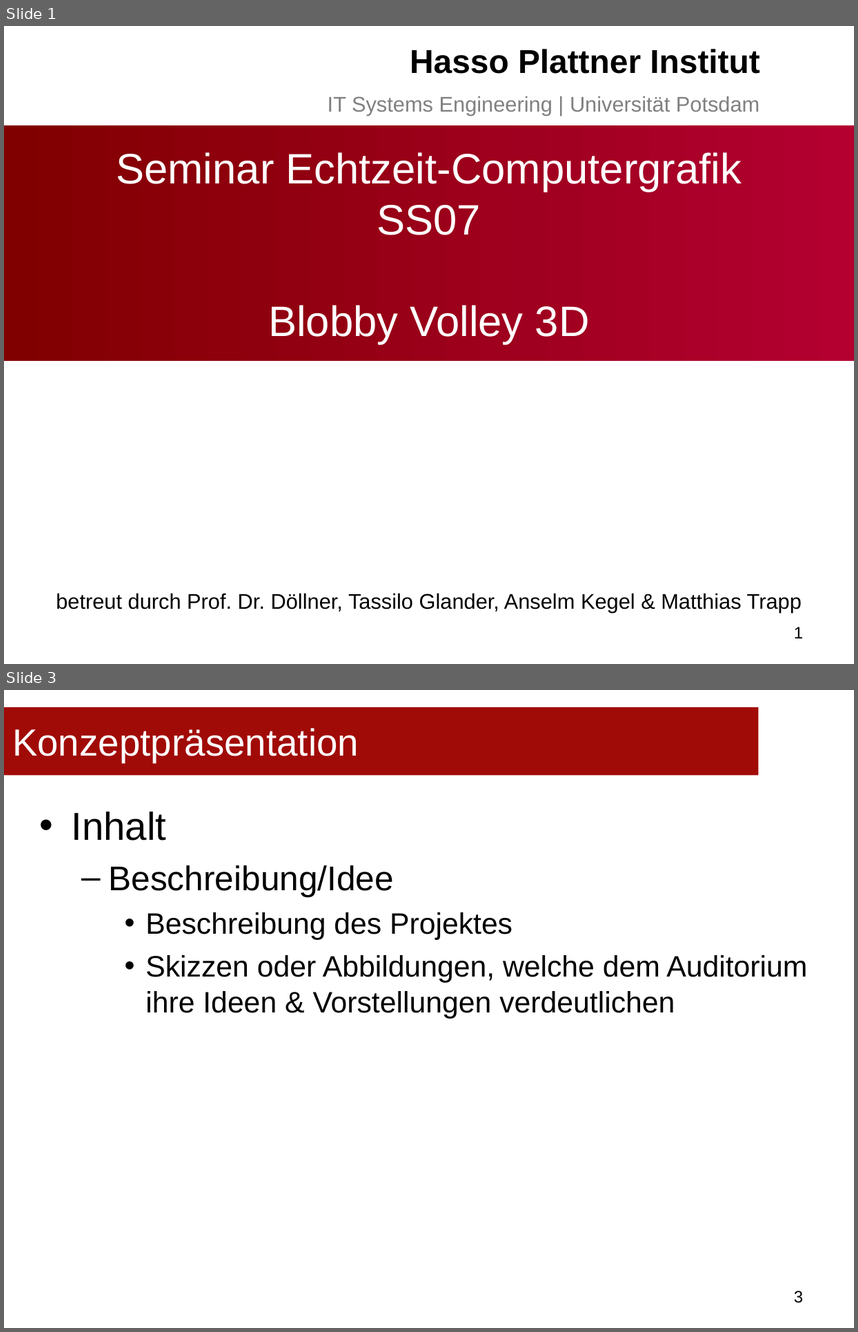
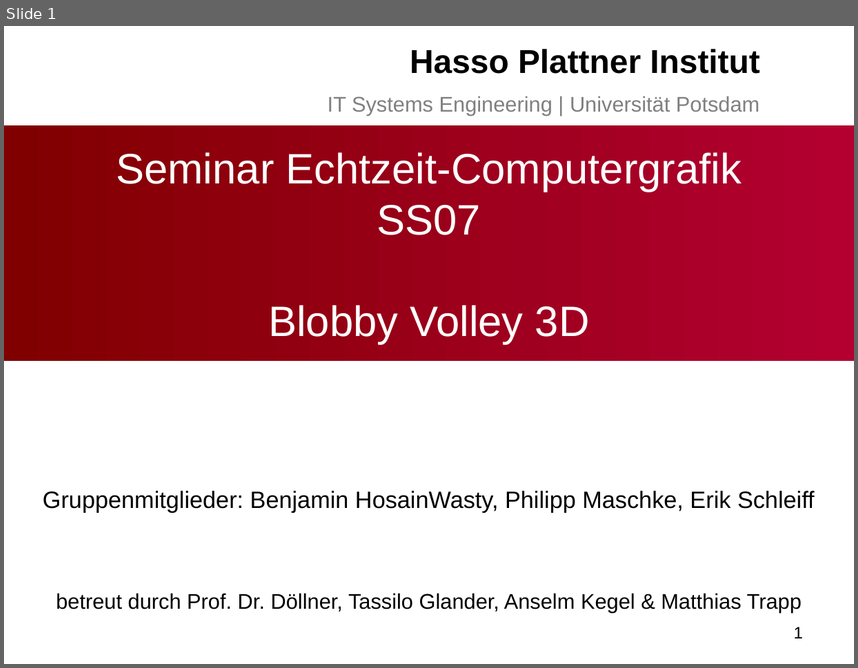
Before and after one commit to bwasty/blobby-volley-3d, a slide deck: Präsentationen/Slides-Konzeptpräsentation.ppt. Shown one above the other, each under a label of ours: slides 1 and 3 before the commit, slide 1 after it; the slides between them are not shown. The pictures are 858x1332 and 858x668 pixels, drawn with LibreOffice and Linux fonts; fonts in the diff are those of the drawing; background and template pictures are left out. Boxes give left, top, right and bottom in pixels: in the first picture for what was removed or moved away, otherwise in the second. Text is boxed around its words. In the diff, an @@ line names an element or a change of style, - is before the commit and + after.

```diff
--- a/Präsentationen/Slides-Konzeptpräsentation.ppt
+++ b/Präsentationen/Slides-Konzeptpräsentation.ppt
@@ slide 3 removed at bbox=[4, 690, 854, 1328], background #FFFFFF @@
@@ title removed at bbox=[4, 707, 759, 775] @@
-Konzeptpräsentation
@@ text removed at bbox=[72, 811, 807, 1018] @@
-• Inhalt
-  – Beschreibung/Idee
-    • Beschreibung des Projektes
-    • Skizzen oder Abbildungen, welche dem Auditorium ihre Ideen & Vorstellungen verdeutlichen
@@ page number removed at bbox=[794, 1290, 803, 1303] @@
-3
@@ slide 1 changed as well @@
@@ subtitle added at bbox=[43, 490, 815, 512], 20 pt, text #000000 @@
+Gruppenmitglieder: Benjamin HosainWasty, Philipp Maschke, Erik Schleiff
```
Also in this commit, not shown: 2 other slides changed, 2 slides added, 2 other slides removed.
